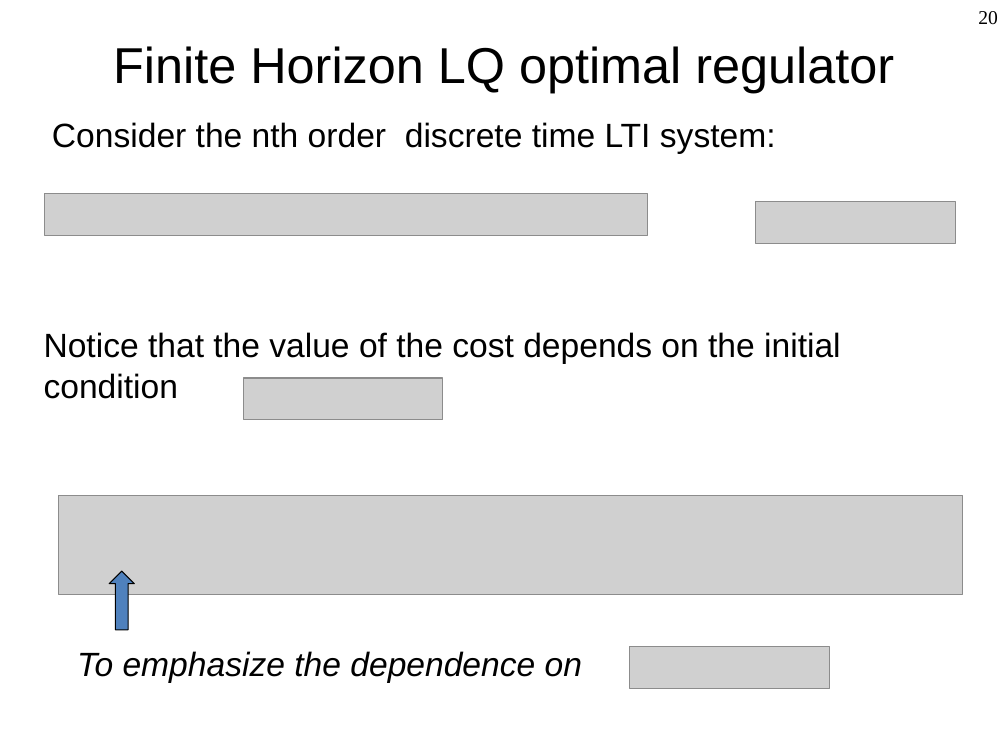
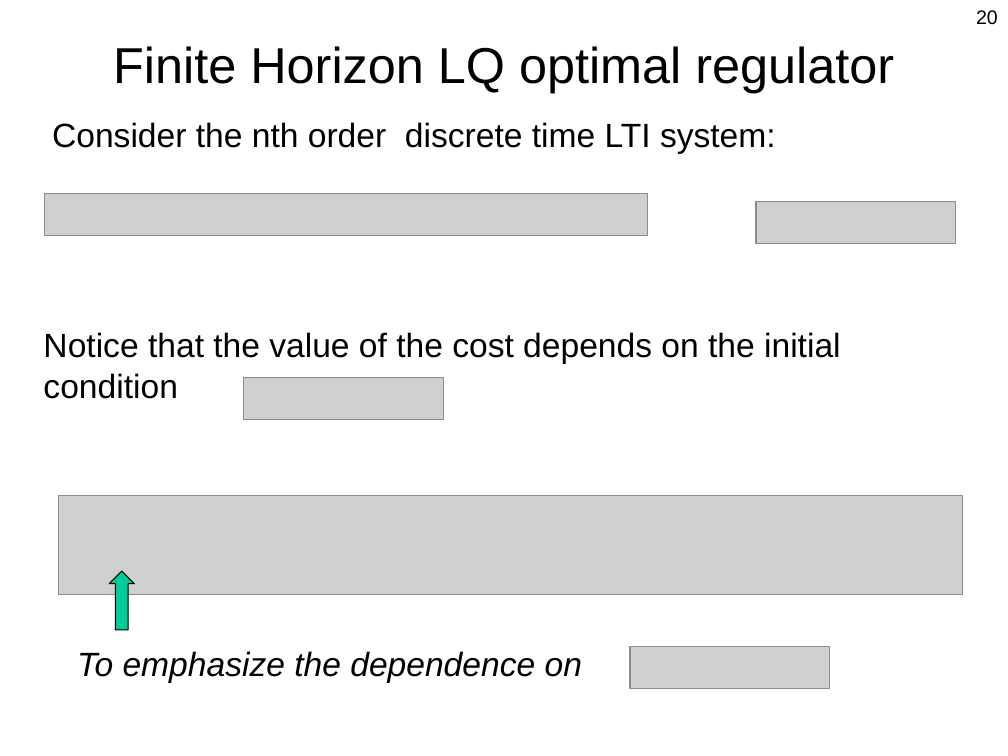
Before and after one commit to Berkeley-ME233/Berkeley-ME233.github.io, a slide deck: slide 20 of static/ME233_Sp16_L1_DP_Optimal_LQR.pptx. Drawn at 1008x756 pixels with LibreOffice and Linux fonts; fonts in the diff are those of the drawing; grey boxes stand for pictures. Boxes give left, top, right and bottom in pixels: in the first picture for what was removed or moved away, otherwise in the second. Text is boxed around its words. In the diff, an @@ line names an element or a change of style, - is before the commit and + after.

```diff
--- a/static/ME233_Sp16_L1_DP_Optimal_LQR.pptx
+++ b/static/ME233_Sp16_L1_DP_Optimal_LQR.pptx
@@ page number at [976, 10, 998, 25]: font Times New Roman to Arial @@
@@ down arrow at [109, 572, 134, 630]: fill #4F81BD to #00CC99; outline #000000 0.74 pt to #000000 0.75 pt @@
```
Also in this commit, not shown: 53 other slides changed, 1 other file.
